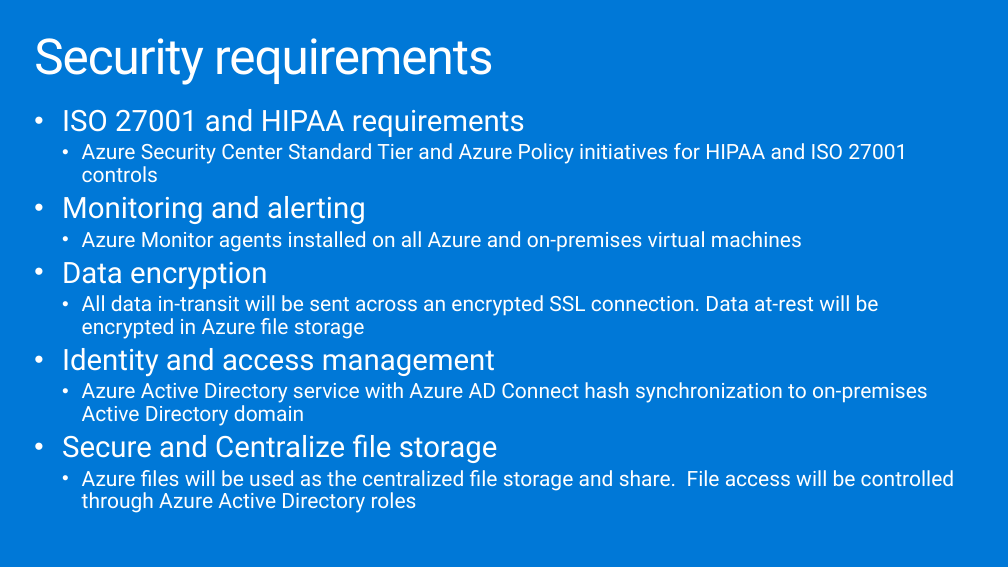
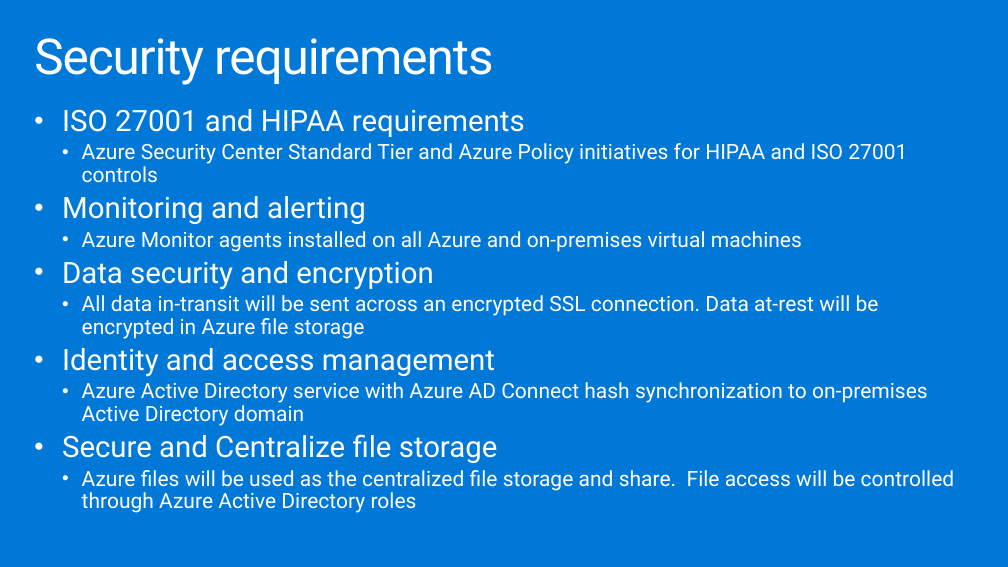
Before and after one commit to dwnatwick/MCW-Windows-Virtual-Desktop, a slide deck: slide 23 of Whiteboard-design-session/WDS trainer presentation - Windows Virtual Desktop.pptx. Drawn at 1008x567 pixels with LibreOffice and Linux fonts; fonts in the diff are those of the drawing. Boxes give left, top, right and bottom in pixels: in the first picture for what was removed or moved away, otherwise in the second. Text is boxed around its words. In the diff, an @@ line names an element or a change of style, - is before the commit and + after.

```diff
--- a/Whiteboard-design-session/WDS trainer presentation - Windows Virtual Desktop.pptx
+++ b/Whiteboard-design-session/WDS trainer presentation - Windows Virtual Desktop.pptx
@@ text at box(62, 261, 433, 290): text changed @@
-• Data encryption
+• Data security and encryption
```
